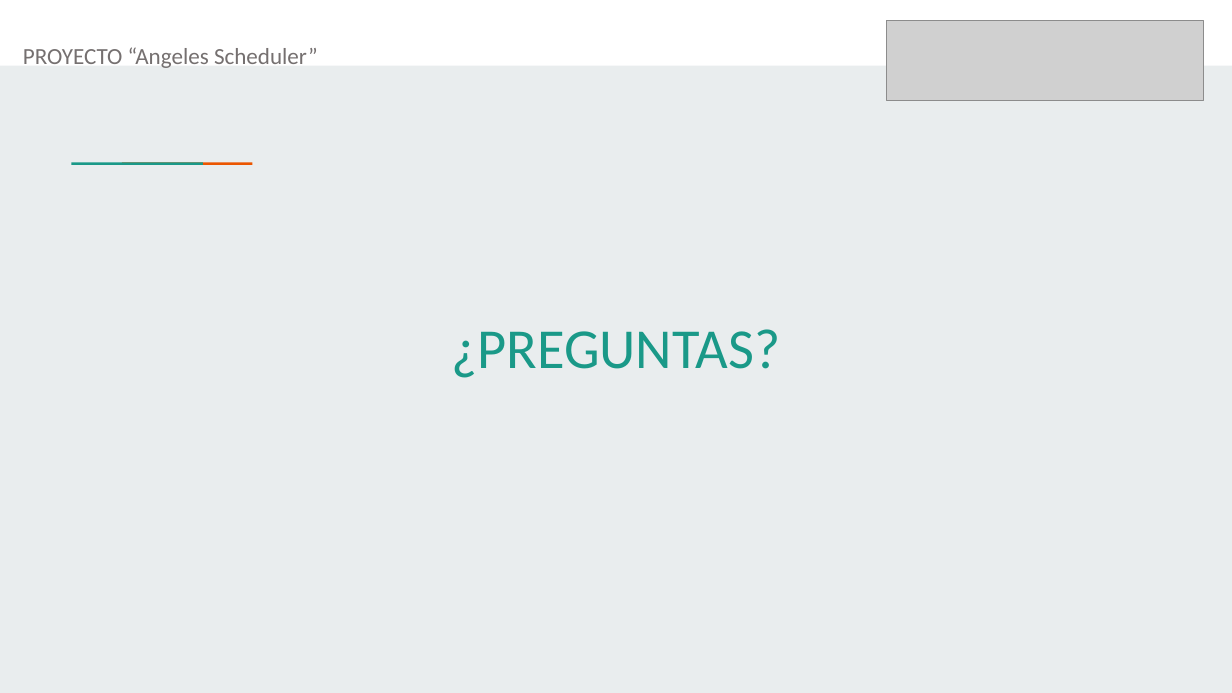
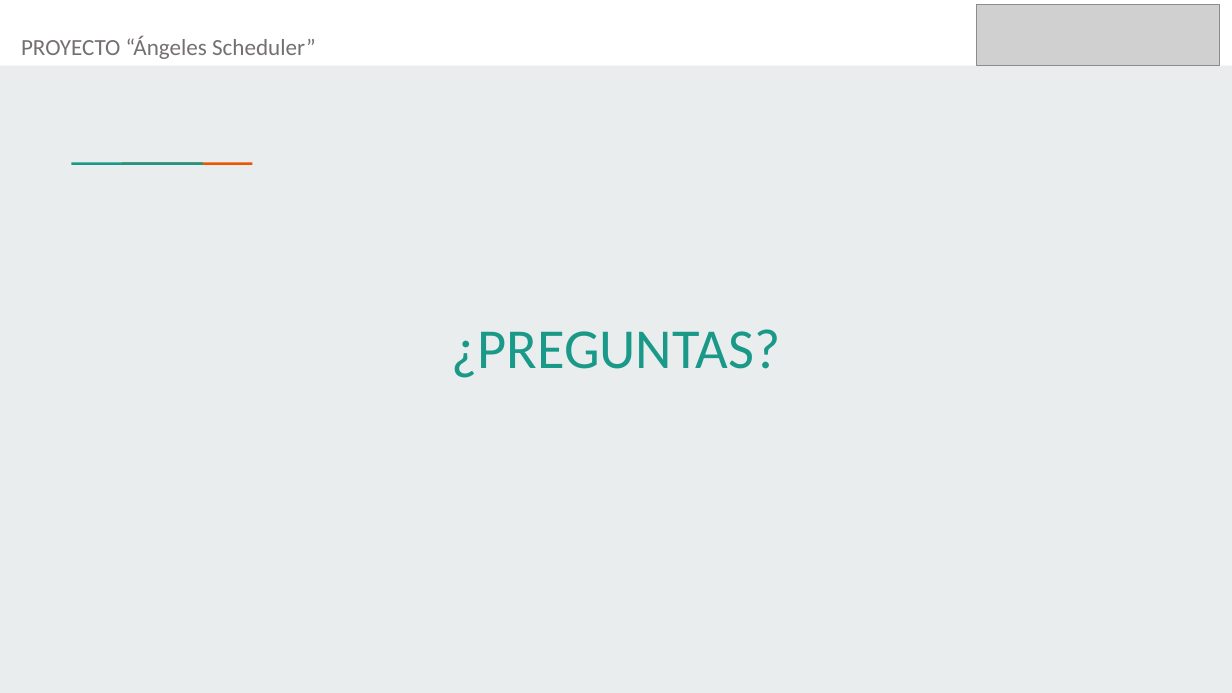
Before and after one commit to CrisMolina12/CP_PTY4614_4_EQP_2, a slide deck: slide 16 of Fase 2/Evidencias Proyecto/Presentación Proyecto.pptx (slide 15 before the commit). Drawn at 1232x693 pixels with LibreOffice and Linux fonts; fonts in the diff are those of the drawing; grey boxes stand for pictures. Boxes give left, top, right and bottom in pixels: in the first picture for what was removed or moved away, otherwise in the second. Text is boxed around its words. In the diff, an @@ line names an element or a change of style, - is before the commit and + after.

```diff
--- a/Fase 2/Evidencias Proyecto/Presentación Proyecto.pptx
+++ b/Fase 2/Evidencias Proyecto/Presentación Proyecto.pptx
@@ picture: place and size @@
-picture at <box>886,21,1204,101</box>
+picture at <box>976,5,1220,66</box>
@@ text at <box>21,36,316,59</box>: text changed @@
-PROYECTO “Angeles Scheduler”
+PROYECTO “Ángeles Scheduler”
```
Also in this commit, not shown: 7 other slides changed, 8 slides added, 7 slides removed.
